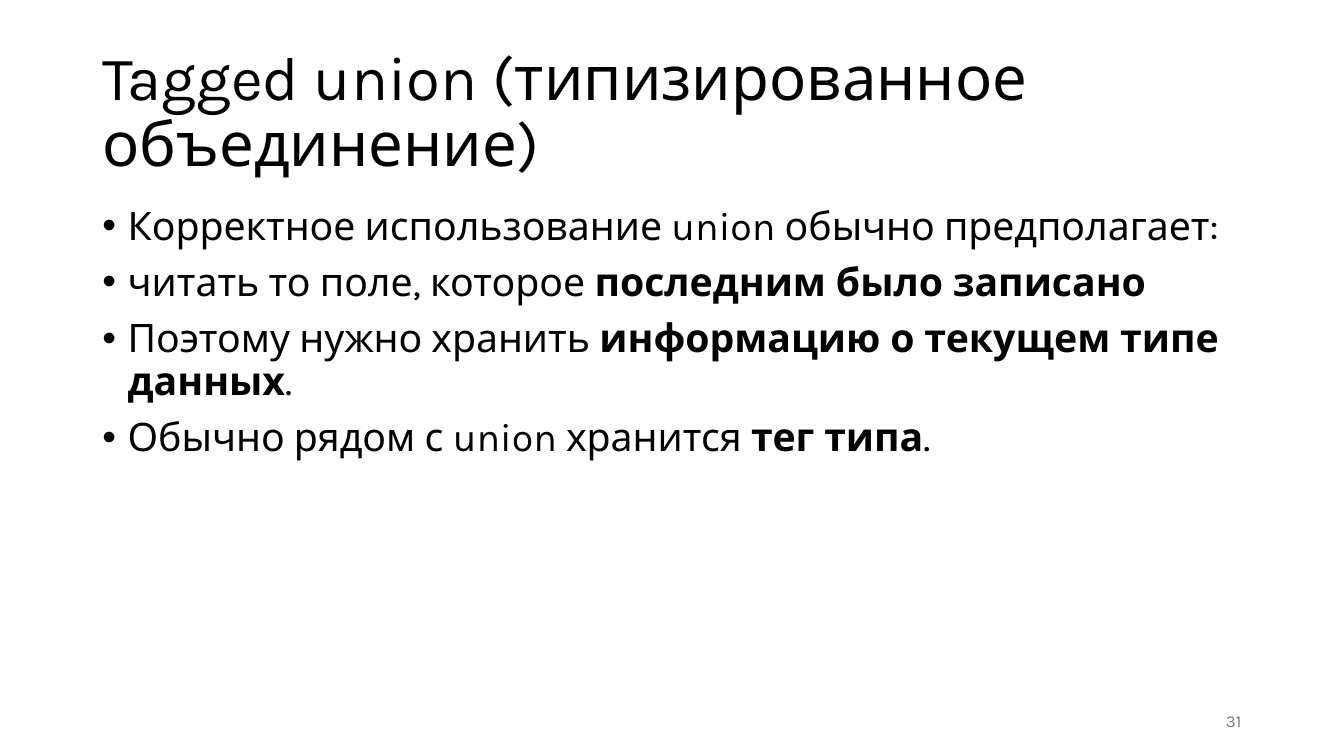
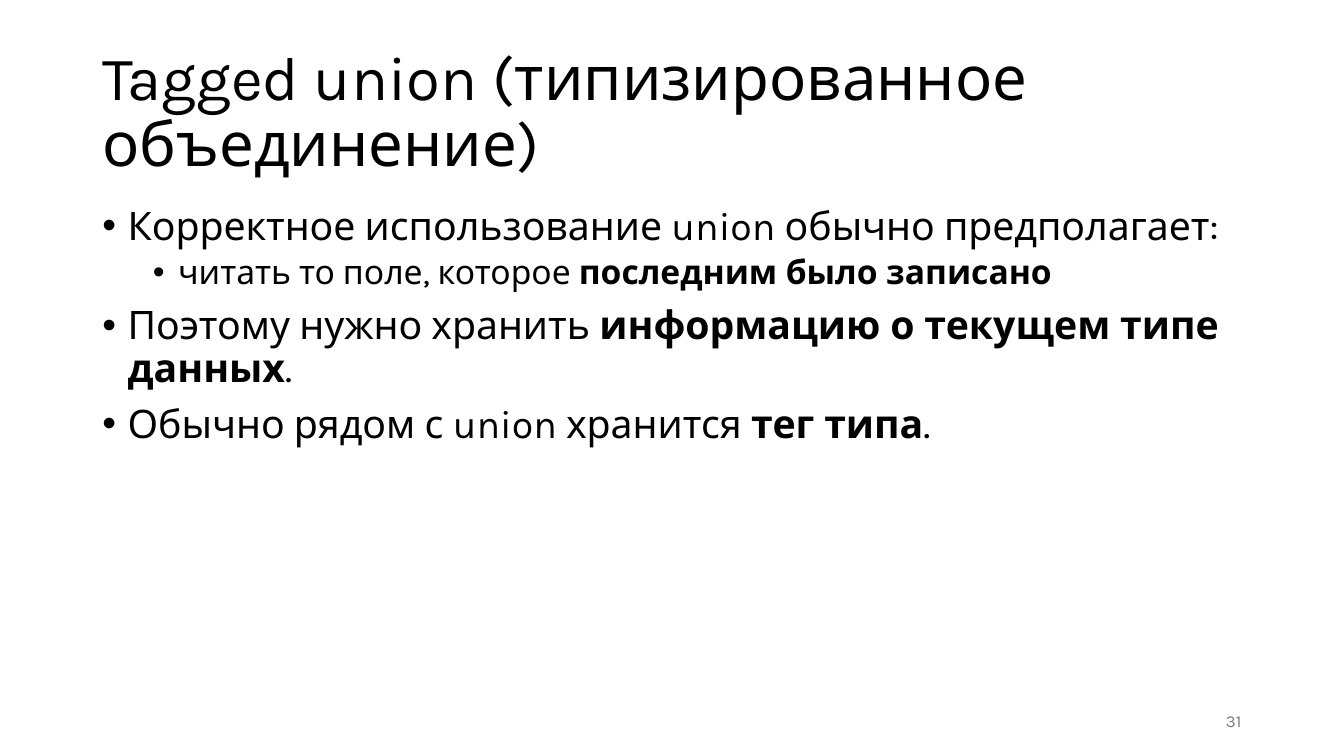
Before and after one commit to alexey-malov/mpp, a slide deck: slide 31 of lectures/06/Pointer Arithmetic, Memory Interpretation.pptx. Drawn at 1344x756 pixels with LibreOffice and Linux fonts; fonts in the diff are those of the drawing. Boxes give left, top, right and bottom in pixels: in the first picture for what was removed or moved away, otherwise in the second. Text is boxed around its words. In the diff, an @@ line names an element or a change of style, - is before the commit and + after.

```diff
--- a/lectures/06/Pointer Arithmetic, Memory Interpretation.pptx
+++ b/lectures/06/Pointer Arithmetic, Memory Interpretation.pptx
@@ text at [178, 258, 1052, 292]: size 28 to 24 pt in "читать то поле, которое последним было записано"; list level 1 to 2 in "читать то поле, которое последним ..." @@
```
Also in this commit, not shown: 1 other slide changed, 1 other file.
